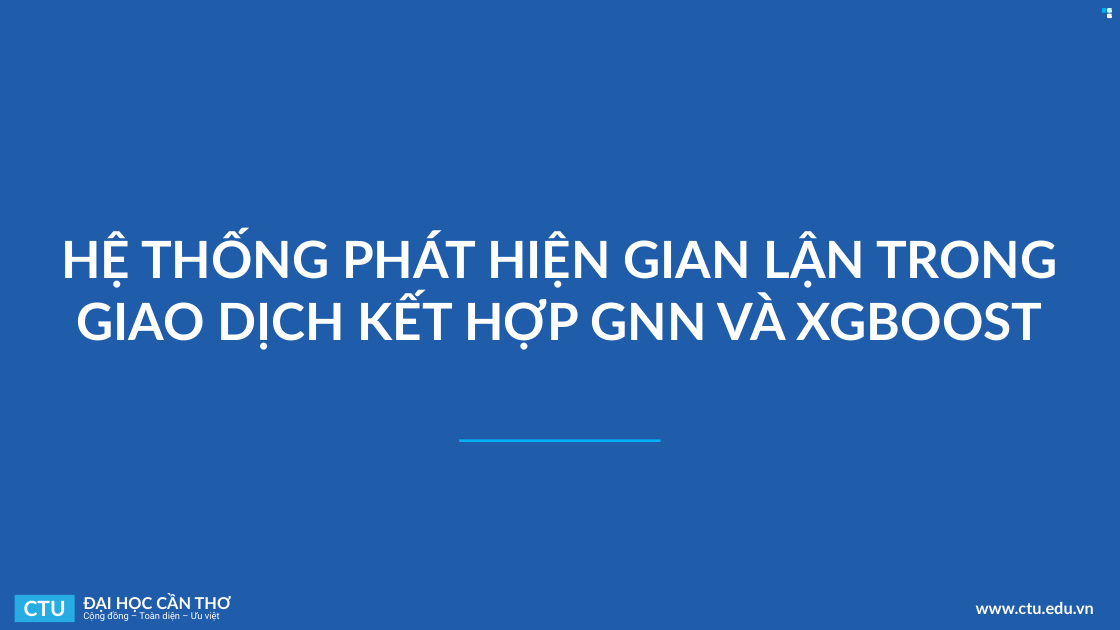
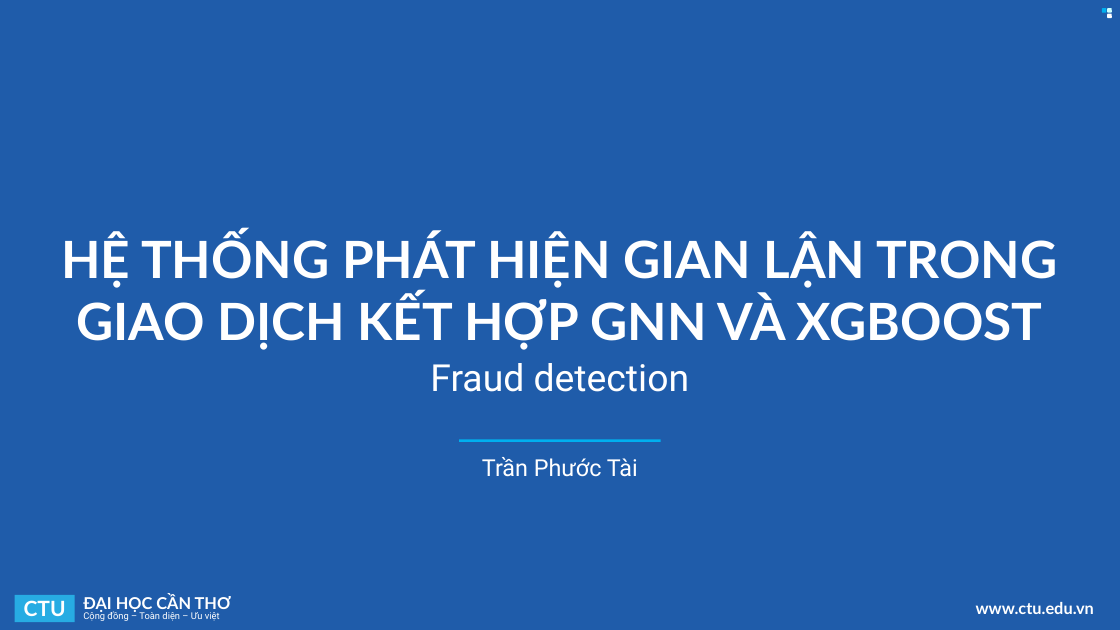
Before and after one commit to Tyler3743/fraud_detection, a slide deck: slide 1 of thuyết trình.pptx. Drawn at 1120x630 pixels with LibreOffice and Linux fonts; fonts in the diff are those of the drawing; background and template pictures are left out. Boxes give left, top, right and bottom in pixels: in the first picture for what was removed or moved away, otherwise in the second. Text is boxed around its words. In the diff, an @@ line names an element or a change of style, - is before the commit and + after.

```diff
--- a/thuyết trình.pptx
+++ b/thuyết trình.pptx
@@ subtitle added at (430, 363, 690, 392), 32 pt, text #FFFFFF @@
+Fraud detection
@@ text added at (482, 457, 638, 477), 20 pt, text #FFFFFF @@
+Trần Phước Tài
```
Also in this commit, not shown: 4 slides added, 3 slides removed, 12 other files.
